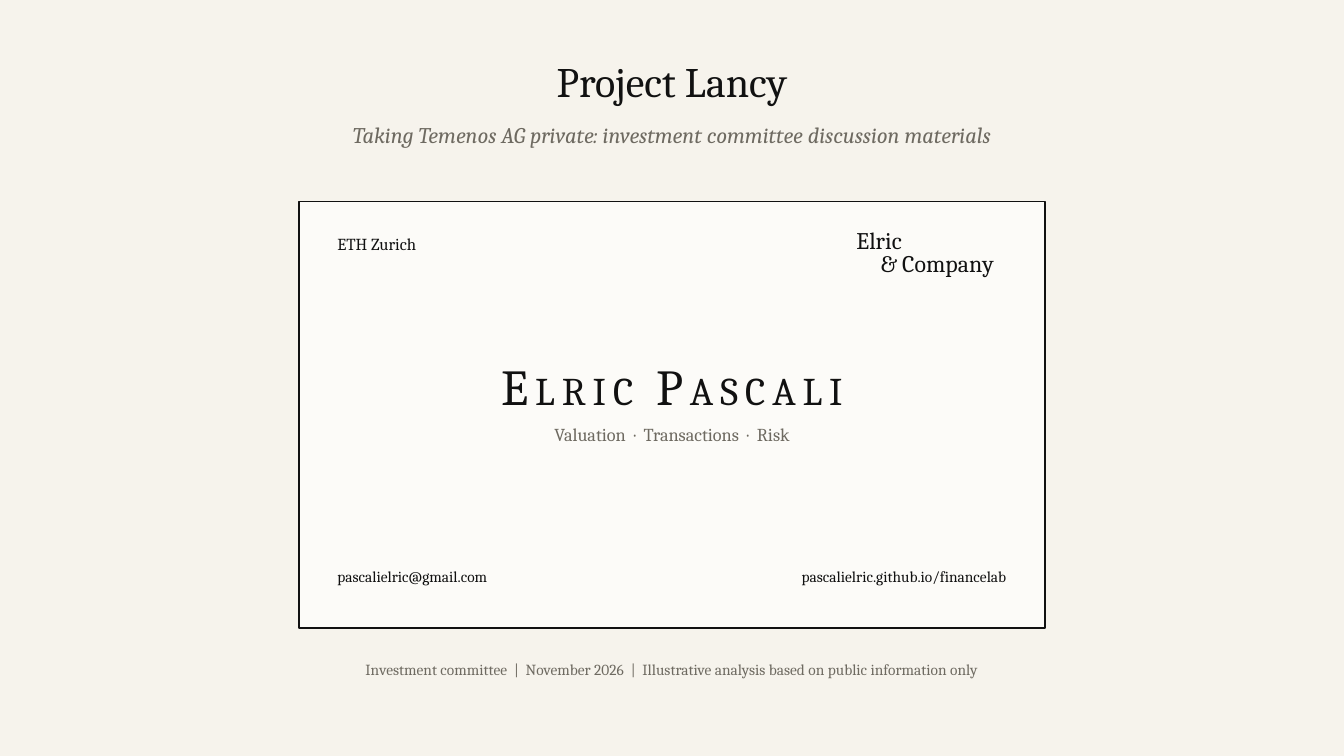
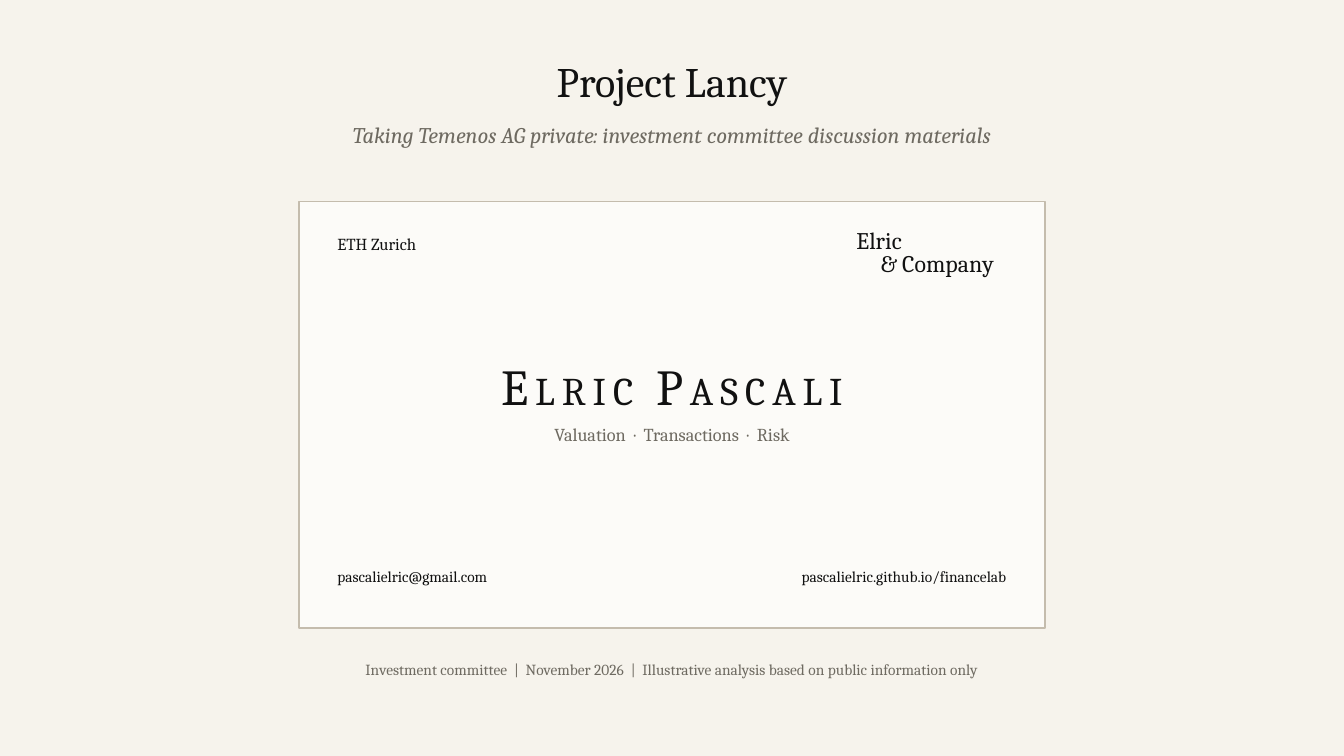
Before and after one commit to pascalielric/financelab, a slide deck: slide 1 of downloads/Temenos_LBO_IC_Deck.pptx. Drawn at 1344x756 pixels with LibreOffice and Linux fonts; fonts in the diff are those of the drawing. Boxes give left, top, right and bottom in pixels: in the first picture for what was removed or moved away, otherwise in the second. Text is boxed around its words. In the diff, an @@ line names an element or a change of style, - is before the commit and + after.

```diff
--- a/downloads/Temenos_LBO_IC_Deck.pptx
+++ b/downloads/Temenos_LBO_IC_Deck.pptx
@@ rectangle at box(299, 202, 1046, 628): outline #111111 1 pt to #C4BCAD 1 pt @@
```
Also in this commit, not shown: 13 other slides changed, 19 other files.
